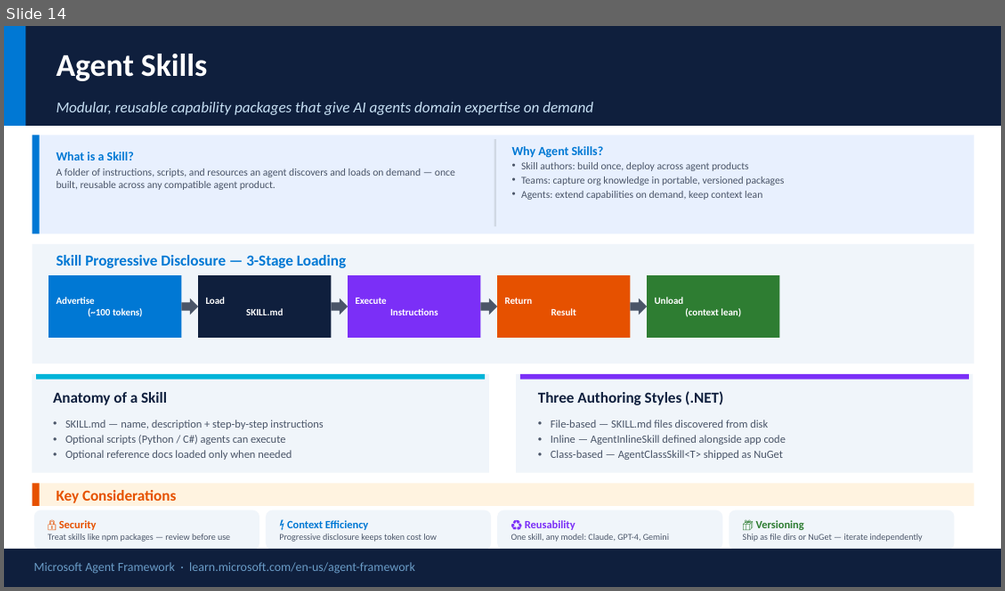
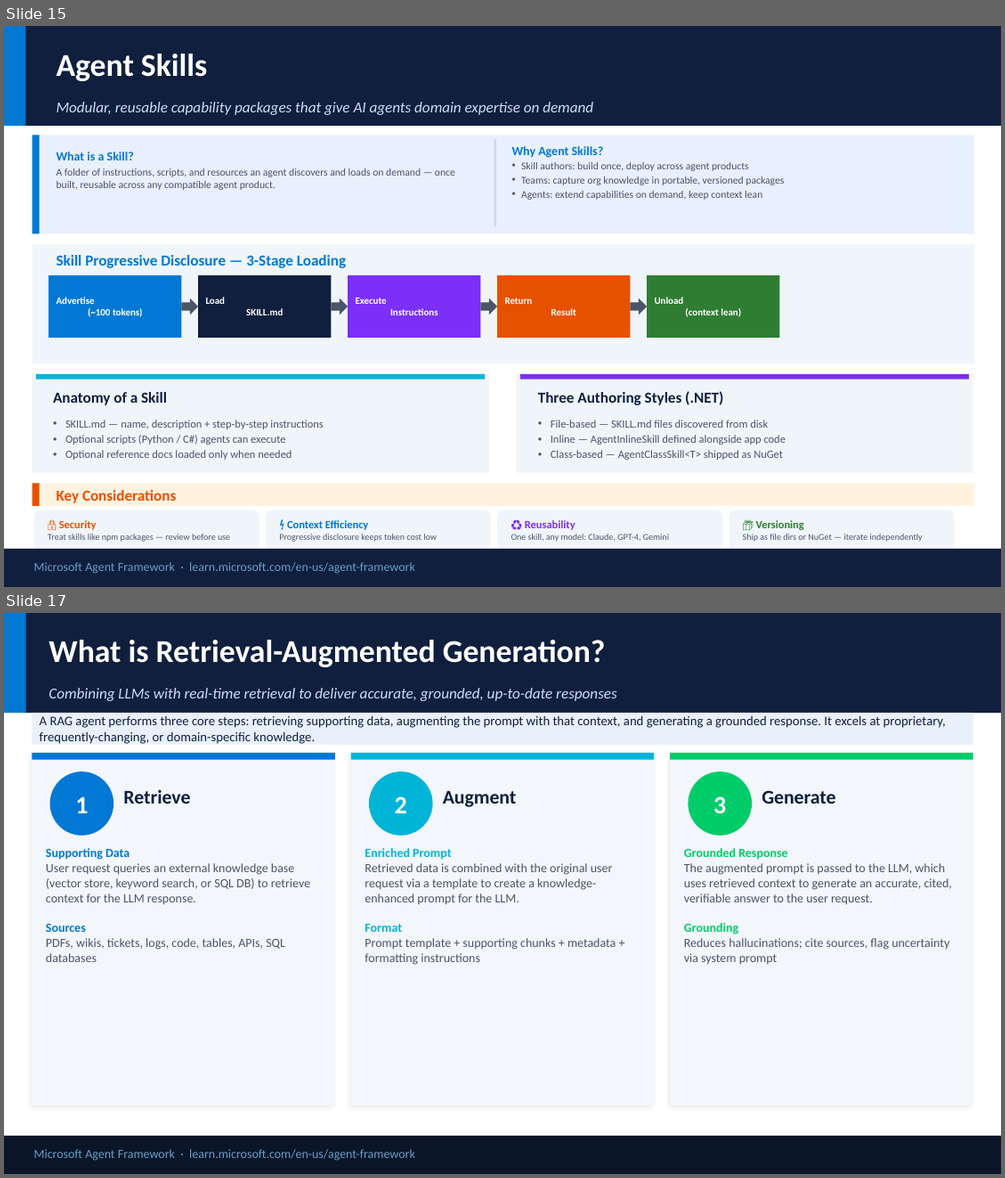
Before and after one commit to satyasyamnn/learning_agent_framework, a slide deck: Microsoft Agent Framework.pptx. Shown one above the other, each under a label of ours: slide 14 before the commit, slides 15 and 17 after it; the slides between them are not shown. The pictures are 1005x591 and 1005x1178 pixels, drawn with LibreOffice and Linux fonts; fonts in the diff are those of the drawing. Boxes give left, top, right and bottom in pixels: in the first picture for what was removed or moved away, otherwise in the second. Text is boxed around its words. In the diff, an @@ line names an element or a change of style, - is before the commit and + after.

Commit message:
Adding more context

```diff
--- a/Microsoft Agent Framework.pptx
+++ b/Microsoft Agent Framework.pptx
@@ slide 17 added at (x1=4, y1=613, x2=1001, y2=1174), background #FFFFFF @@
@@ rectangle added at (x1=4, y1=613, x2=1001, y2=713), fill #0F1F3D @@
@@ rectangle added at (x1=4, y1=613, x2=25, y2=713), fill #0078D4 @@
@@ text added at (x1=48, y1=640, x2=606, y2=667), 30.7 pt, text #FFFFFF, bold @@
+What is Retrieval-Augmented Generation?
@@ text added at (x1=48, y1=688, x2=617, y2=701), 14.7 pt, text #C7E0F4, italic @@
+Combining LLMs with real-time retrieval to deliver accurate, grounded, up-to-date responses
@@ rectangle added at (x1=32, y1=713, x2=973, y2=745), fill #E8F1FB, 12.7 pt, text #0F1F3D @@
+A RAG agent performs three core steps: retrieving supporting data, augmenting the prompt with that context, and generating a grounded response. It excels at proprietary, frequently-changing, or domain-specific knowledge.
@@ rectangle added at (x1=32, y1=753, x2=334, y2=1106), fill #F3F6FB @@
@@ rectangle added at (x1=32, y1=753, x2=334, y2=760), fill #0078D4 @@
@@ ellipse added at (x1=49, y1=771, x2=113, y2=835), fill #0078D4, 24 pt, text #FFFFFF, bold @@
+1
@@ rectangle added at (x1=351, y1=753, x2=654, y2=1106), fill #F3F6FB @@
@@ rectangle added at (x1=351, y1=753, x2=654, y2=760), fill #00B4D8 @@
@@ ellipse added at (x1=369, y1=771, x2=432, y2=835), fill #00B4D8, 24 pt, text #FFFFFF, bold @@
+2
@@ rectangle added at (x1=671, y1=753, x2=973, y2=1106), fill #F3F6FB @@
@@ rectangle added at (x1=671, y1=753, x2=973, y2=760), fill #00CC6A @@
@@ ellipse added at (x1=688, y1=771, x2=752, y2=835), fill #00CC6A, 24 pt, text #FFFFFF, bold @@
+3
@@ text added at (x1=123, y1=789, x2=190, y2=803), 18.7 pt, text #0F1F3D, bold @@
+Retrieve
@@ text added at (x1=443, y1=791, x2=517, y2=807), 18.7 pt, text #0F1F3D, bold @@
+Augment
@@ text added at (x1=761, y1=790, x2=835, y2=803), 18.7 pt, text #0F1F3D, bold @@
+Generate
@@ text added at (x1=46, y1=848, x2=310, y2=962), 12 pt, text #4A5568 @@
+Supporting Data
+User request queries an external knowledge base (vector store, keyword search, or SQL DB) to retrieve context for the LLM response.
+Sources
+PDFs, wikis, tickets, logs, code, tables, APIs, SQL databases
@@ text added at (x1=364, y1=848, x2=615, y2=965), 12 pt, text #4A5568 @@
+Enriched Prompt
+Retrieved data is combined with the original user request via a template to create a knowledge-enhanced prompt for the LLM.
+Format
+Prompt template + supporting chunks + metadata + formatting instructions
@@ text added at (x1=684, y1=848, x2=952, y2=964), 12 pt, text #4A5568 @@
+Grounded Response
+The augmented prompt is passed to the LLM, which uses retrieved context to generate an accurate, cited, verifiable answer to the user request.
+Grounding
+Reduces hallucinations; cite sources, flag uncertainty via system prompt
@@ rectangle added at (x1=4, y1=1135, x2=1001, y2=1174), fill #0A1628 @@
@@ text added at (x1=34, y1=1149, x2=415, y2=1160), 12 pt, text #6A9CC7 @@
+Microsoft Agent Framework · learn.microsoft.com/en-us/agent-framework
@@ what was slide 14 is now slide 15 @@
```
Also in this commit, not shown: 4 slides changed, 4 other slides added, 1 slide removed.
